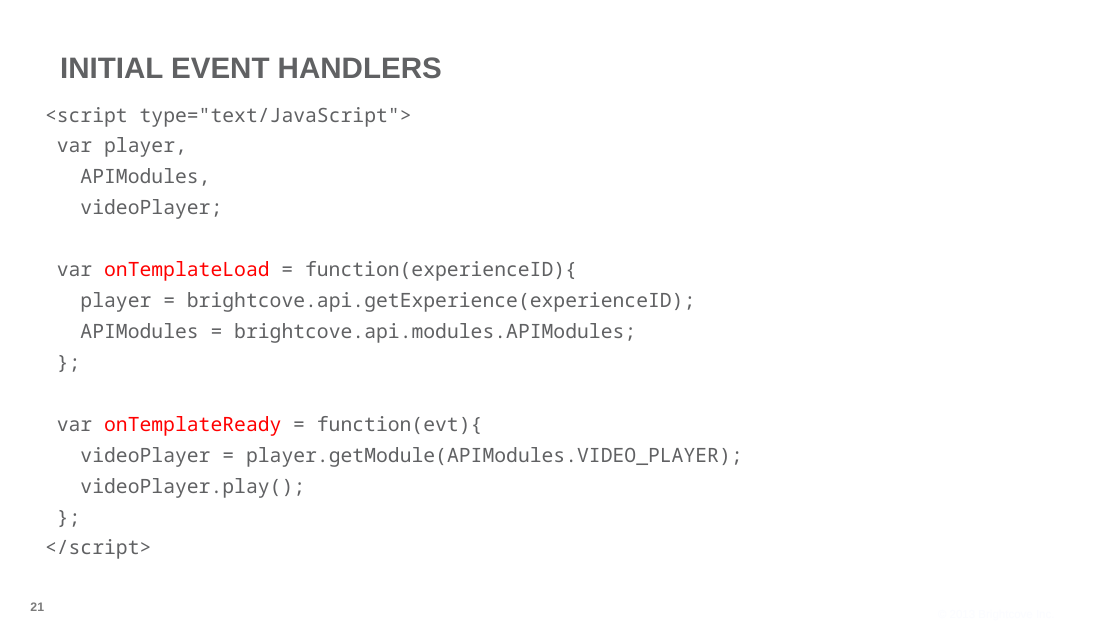
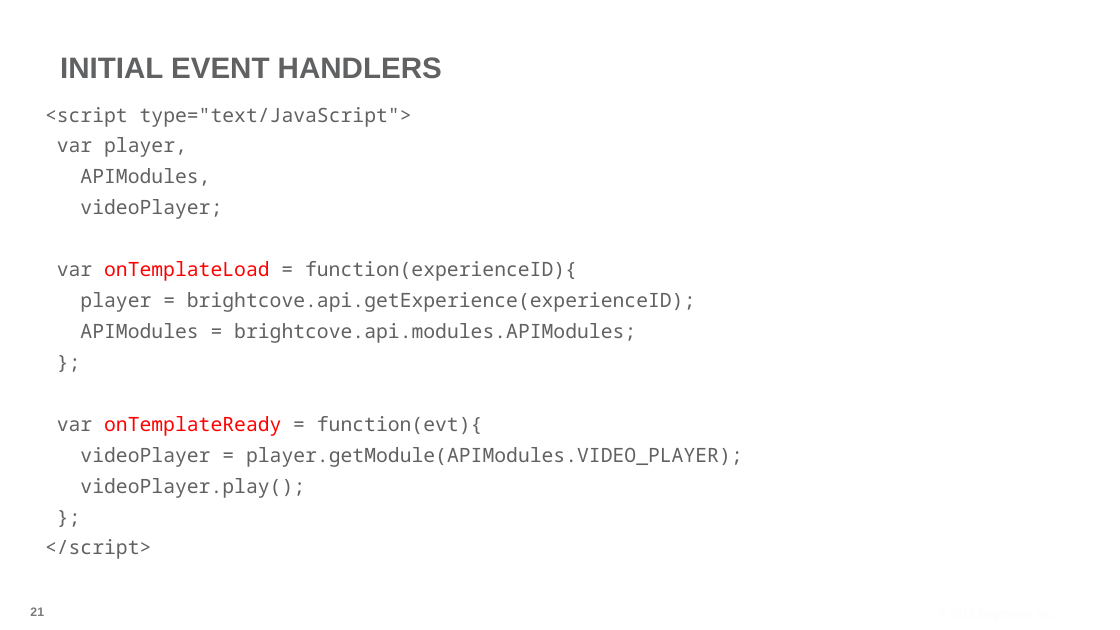
Before and after one commit to BrightcoveLearning/VideoCloudSmartPlayerAPI, a slide deck: slide 21 of Slides/developing-with-the-smart-player-api-9Dec2013.pptx. Drawn at 1120x630 pixels with LibreOffice and Linux fonts; fonts in the diff are those of the drawing; background and template pictures are left out. Boxes give left, top, right and bottom in pixels: in the first picture for what was removed or moved away, otherwise in the second. Text is boxed around its words. In the diff, an @@ line names an element or a change of style, - is before the commit and + after.

Commit message:
small formatting issues corrected

```diff
--- a/Slides/developing-with-the-smart-player-api-9Dec2013.pptx
+++ b/Slides/developing-with-the-smart-player-api-9Dec2013.pptx
@@ page number moved from (x1=30, y1=602, x2=44, y2=611) to (x1=30, y1=607, x2=44, y2=616) @@
```
